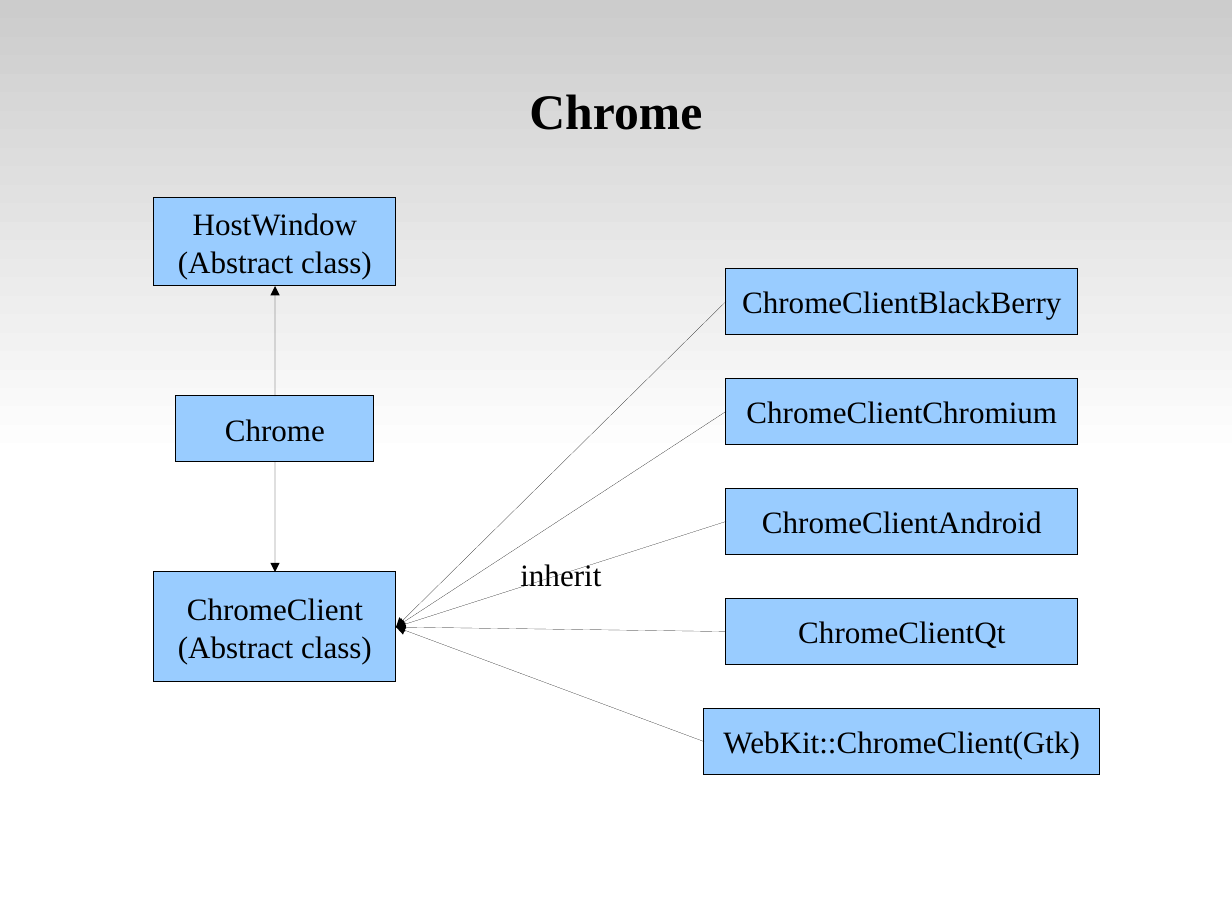
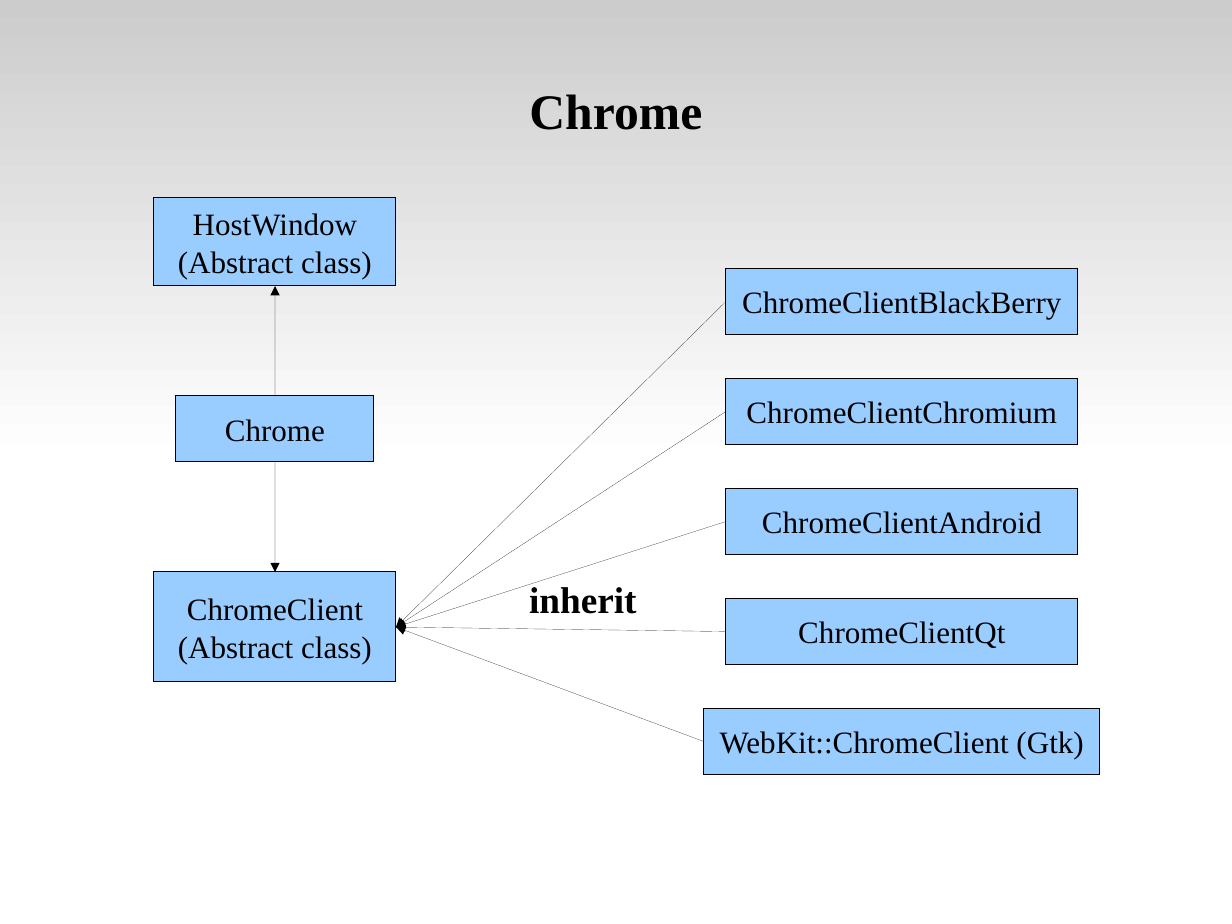
Before and after one commit to tsaicw/browser_research, a slide deck: slide 26 of WebKit/WebKit.odp (slide 32 before the commit). Drawn at 1232x924 pixels with LibreOffice and Linux fonts; fonts in the diff are those of the drawing. Boxes give left, top, right and bottom in pixels: in the first picture for what was removed or moved away, otherwise in the second. Text is boxed around its words. In the diff, an @@ line names an element or a change of style, - is before the commit and + after.

Commit message:
[WebKit]   Modify the "Table of Contents" page.   Modify the "What is Chrome" page.

```diff
--- a/WebKit/WebKit.odp
+++ b/WebKit/WebKit.odp
@@ text "inherit": place and size @@
-text "inherit" at [520, 562, 601, 588]
+text "inherit" at [529, 584, 636, 614]
@@ text "inherit" at [529, 584, 636, 614]: size 20 to 24 pt, bold on @@
@@ text in rectangle at [720, 731, 1083, 759]: spaces changed @@
-WebKit::ChromeClient(Gtk)
+WebKit::ChromeClient (Gtk)
```
Also in this commit, not shown: 6 other slides changed, 2 slides added, 3 slides removed.
